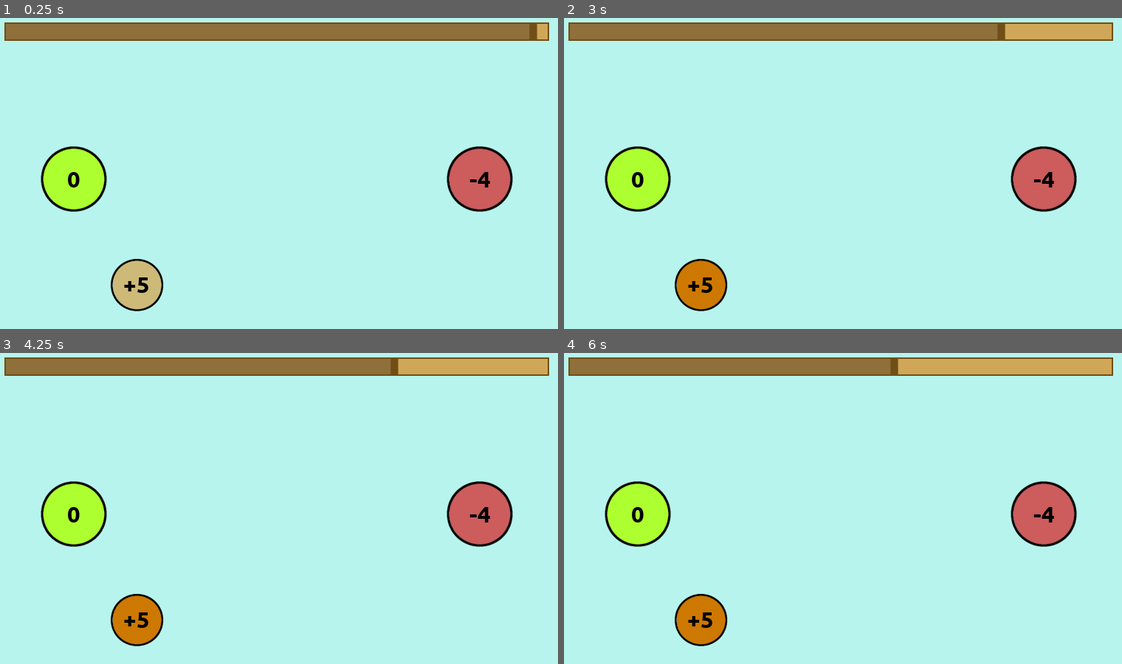
Above: before the commit, frames 1-4 (two rows, left to right).
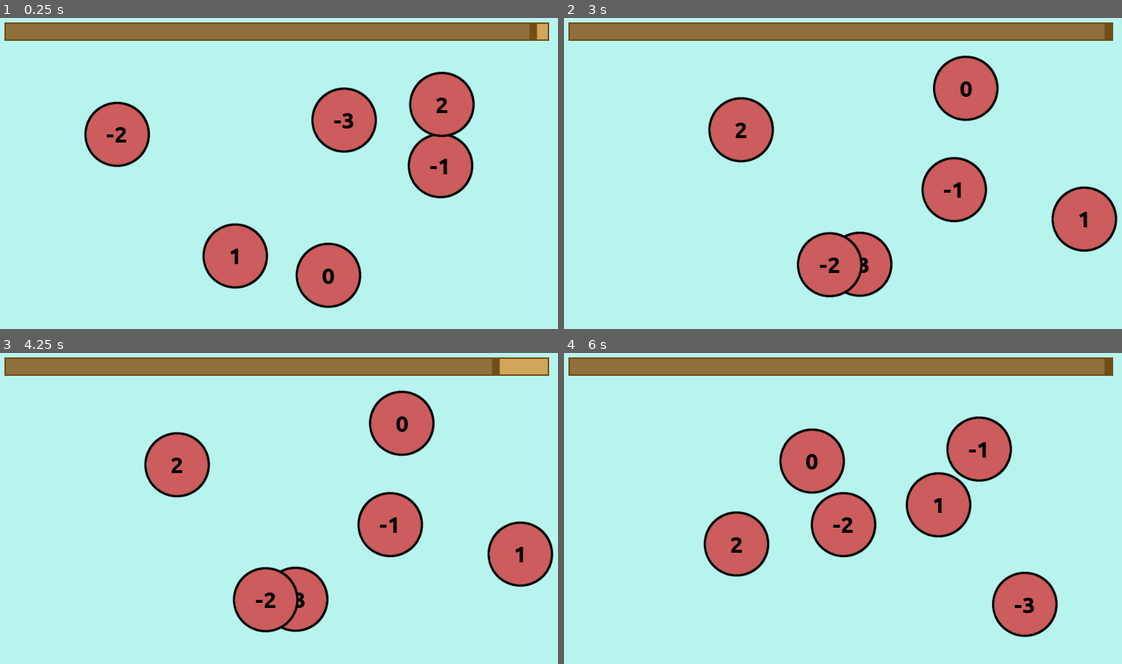
Above: after the commit, the same moments.

Repository: moisesjbc/contando-hasta-100
Game: Godot game, scene res://gameplay/main/main.tscn
Two runs of this game, one before a commit and one after it. Both use one fixed random seed, a clock stepped at 60 frames per second and the inputs below.
Inputs (mouse positions are in pixels of both pictures, inside the frame that each line leads up to):
- Up to frame 1 (0.25 s): no input
- Up to frame 2 (3 s): move the mouse to (636, 179) at 0.52 s; click (636, 179) at 0.67 s; tap Enter at 1.25 s; move the mouse to (1043, 179) at 1.27 s; click (1043, 179) at 1.42 s; move the mouse to (703, 285) at 2.02 s; click (703, 285) at 2.17 s; move the mouse to (809, 251) at 2.77 s; click (809, 251) at 2.92 s
- Up to frame 3 (4.25 s): move the mouse to (451, 567) at 3.52 s; click (451, 567) at 3.67 s
- Up to frame 4 (6 s): move the mouse to (664, 468) at 4.27 s; click (664, 468) at 4.42 s; move the mouse to (870, 517) at 5.02 s; click (870, 517) at 5.17 s; move the mouse to (753, 436) at 5.77 s; click (753, 436) at 5.92 s

The runs differ from the first frame. In frame 1, 16% of the frame differs, in the area x 7-92%, y 17-95%; in frame 2, 17%; in frame 3, 17%; in frame 4, 19%, in the area x 7-99%, y 1-95%.

Commit message:
Change logic to 'select the next number'

Diff:
--- a/godot-project/gameplay/balls_manager/balls_manager.gd
+++ b/godot-project/gameplay/balls_manager/balls_manager.gd
@@ -1,47 +1,18 @@
 extends Node
 
+signal number_selected
+
+var right_value = 0
 var numeric_ball_scene = preload("res://gameplay/balls/numeric_ball/numeric_ball.tscn")
-var operation_ball_scene = preload("res://gameplay/balls/operation_ball/operation_ball.tscn")
 
-var selected_operation_ball = null
-
-signal all_balls_right
-
-var first_ball_value = 0
-var n_numeric_balls = 3
-var n_extra_operation_balls = 3
-var n_right_balls = 1
-
-var operations = [
-	{
-		"expression_label": "+%d",
-		"expression_str": "x + %d",
-		"inverse_expression_str": "x - %d"
-	},
-	{
-		"expression_label": "-%d",
-		"expression_str": "x - %d",
-		"inverse_expression_str": "x + %d"
-	}
-]
-
-func set_level(new_first_ball_value: int, new_n_numeric_balls: int, new_n_extra_operation_balls: int):
-	first_ball_value = new_first_ball_value
-	n_numeric_balls = new_n_numeric_balls
-	n_extra_operation_balls = new_n_extra_operation_balls
-
+func set_level(new_right_value: int):
+	right_value = new_right_value
 	reset()
 
 
 func reset():
-	selected_operation_ball = null
-
 	var SRC_X = 200
 	var DST_X = 1080
-
-	n_right_balls = 1
-
-	var distance_between_balls = (DST_X - SRC_X) / (n_numeric_balls - 1)
 
 	randomize()
 
@@ -49,37 +20,12 @@
 		$balls.remove_child(ball)
 		ball.queue_free()
 
-	for i in range(first_ball_value, first_ball_value + n_numeric_balls):
+	for i in range(right_value - 3, right_value + 3):
 		var numeric_ball = numeric_ball_scene.instance()
-		numeric_ball.global_position = Vector2(SRC_X + (i - first_ball_value) * distance_between_balls, 350)
+		numeric_ball.global_position = _get_random_respawn_position()
 		$balls.add_child(numeric_ball)
-		numeric_ball.set_expected_value(i)
+		numeric_ball.set_value(i)
 		numeric_ball.connect("numeric_ball_selected", self, "_on_numeric_ball_selected")
-
-		if i > first_ball_value:
-			var value = respawn_operation_ball(i)
-			numeric_ball.set_value(value)
-		else:
-			numeric_ball.set_value(i)
-
-	for _i in range(0, n_extra_operation_balls):
-		respawn_operation_ball(randi() % 5)
-
-
-func respawn_operation_ball(numeric_value: int):
-	var operation_index = randi() % len(operations)
-	var current_operation = operations[operation_index]
-
-	var constant = 1 + randi() % 5
-	var value = _evaluate_expression(current_operation["inverse_expression_str"] % constant, numeric_value)
-
-	var operation_ball = operation_ball_scene.instance()
-	operation_ball.global_position = _get_random_respawn_position()
-	$balls.add_child(operation_ball)
-	operation_ball.set_operation(current_operation["expression_label"] % constant, current_operation["expression_str"] % constant)
-	operation_ball.connect("operation_ball_selected", self, "_on_operation_ball_selected")
-
-	return value
 
 
 func _get_random_respawn_position():
@@ -91,29 +37,5 @@
 func _ready():
 	reset()
 
-func _evaluate_expression(expression_str: String, value: int):
-	var expression = Expression.new()
-	expression.parse(expression_str, ["x"])
-	return expression.execute([value])
-
 func _on_numeric_ball_selected(selected_ball):
-	if selected_operation_ball:
-		selected_ball.evaluate(selected_operation_ball.expression_str)
-		selected_operation_ball.queue_free()
-		selected_operation_ball = null
-		if selected_ball.has_expected_value():
-			n_right_balls += 1
-			if n_right_balls == n_numeric_balls:
-				emit_signal("all_balls_right")
-		else:
-			reset()
-
-func _on_operation_ball_selected(ball):
-	if selected_operation_ball:
-		selected_operation_ball.set_highlight(false)
-	selected_operation_ball = ball
-	selected_operation_ball.set_highlight(true)
-
-
-func last_ball_value():
-	return first_ball_value + n_numeric_balls - 1
+	emit_signal("number_selected", selected_ball.value)
--- a/godot-project/gameplay/main/main.gd
+++ b/godot-project/gameplay/main/main.gd
@@ -1,7 +1,8 @@
 extends Node2D
 
 
-var current_initial_value: int = 0
+var current_expected_value: int = 0
+
 
 func _ready():
 	reset()
@@ -9,16 +10,13 @@
 
 func reset():
 	$GUI/margin_container/time_bar.reset()
-	$balls_manager.set_level(
-		current_initial_value,
-		$difficulty_manager.get_n_numeric_balls(current_initial_value),
-		$difficulty_manager.get_n_extra_operation_balls(current_initial_value)
-	)
+	$balls_manager.reset()
 
 
 func next_level():
-	current_initial_value = $balls_manager.last_ball_value()
-	reset()
+	current_expected_value = current_expected_value + 1
+	$balls_manager.set_level(current_expected_value)
+	$GUI/margin_container/time_bar.reset()
 
 
 func _on_time_bar_timeout():
@@ -27,3 +25,12 @@
 
 func _on_balls_manager_all_balls_right():
 	next_level()
+
+
+func _on_balls_manager_number_selected(current_value):
+	print("current_value", current_value)
+	print("current_expected_value", current_expected_value)
+	if current_expected_value == current_value:
+		next_level()
+	else:
+		reset()
--- a/godot-project/gameplay/main/main.tscn
+++ b/godot-project/gameplay/main/main.tscn
@@ -1,14 +1,11 @@
-[gd_scene load_steps=5 format=2]
+[gd_scene load_steps=4 format=2]
 
 [ext_resource path="res://gameplay/balls_manager/balls_manager.tscn" type="PackedScene" id=1]
 [ext_resource path="res://gameplay/gui/time_bar/time_bar.tscn" type="PackedScene" id=2]
 [ext_resource path="res://gameplay/main/main.gd" type="Script" id=3]
-[ext_resource path="res://gameplay/difficulty_manager/difficulty_manager.tscn" type="PackedScene" id=4]
 
 [node name="main" type="Node2D"]
 script = ExtResource( 3 )
-
-[node name="balls_manager" parent="." instance=ExtResource( 1 )]
 
 [node name="GUI" type="Node" parent="."]
 
@@ -21,7 +18,7 @@
 [node name="time_bar" parent="GUI/margin_container" instance=ExtResource( 2 )]
 margin_bottom = 50.0
 
-[node name="difficulty_manager" parent="." instance=ExtResource( 4 )]
+[node name="balls_manager" parent="." instance=ExtResource( 1 )]
 
-[connection signal="all_balls_right" from="balls_manager" to="." method="_on_balls_manager_all_balls_right"]
 [connection signal="timeout" from="GUI/margin_container/time_bar" to="." method="_on_time_bar_timeout"]
+[connection signal="number_selected" from="balls_manager" to="." method="_on_balls_manager_number_selected"]
